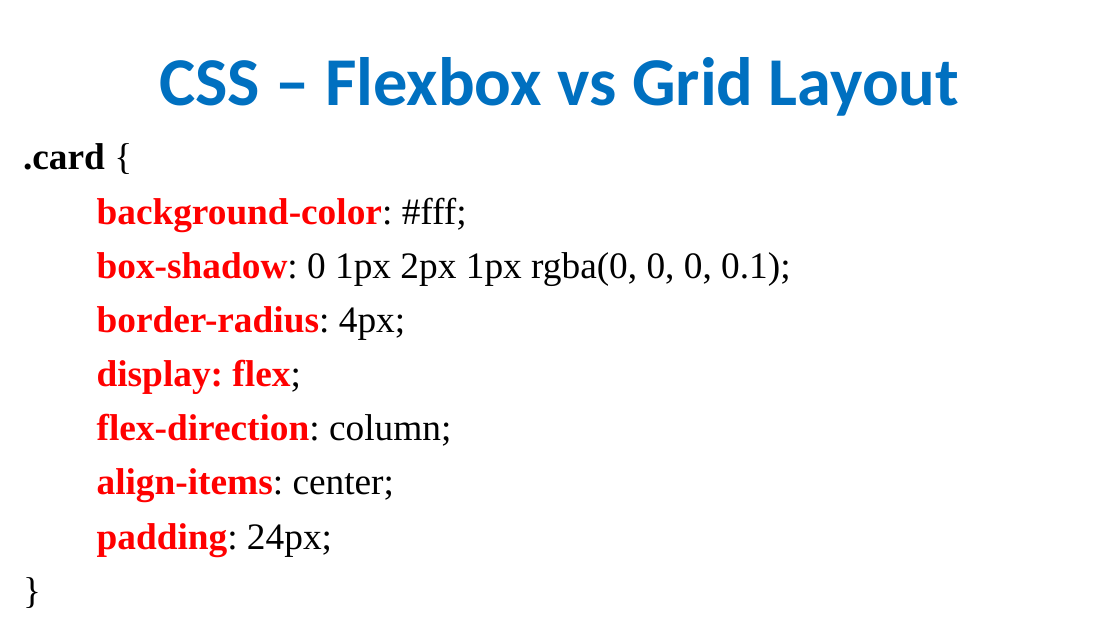
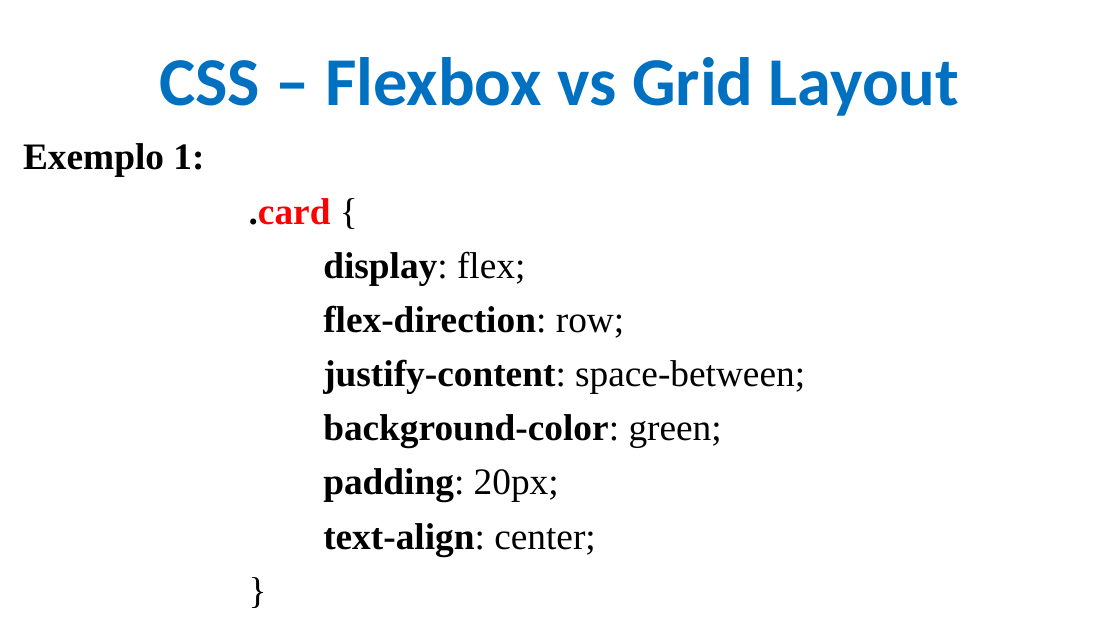
Before and after one commit to CloudEducationBrazil/WydenDesenvolvimentoWebJAVA, a slide deck: slide 7 of 01 Classes/frontend/Aula 06 Desenvolvimento de Software Java - CSS.pptx (slide 21 before the commit). Drawn at 1120x630 pixels with LibreOffice and Linux fonts; fonts in the diff are those of the drawing; background and template pictures are left out. Boxes give left, top, right and bottom in pixels: in the first picture for what was removed or moved away, otherwise in the second. Text is boxed around its words. In the diff, an @@ line names an element or a change of style, - is before the commit and + after.

```diff
--- a/01 Classes/frontend/Aula 06 Desenvolvimento de Software Java - CSS.pptx
+++ b/01 Classes/frontend/Aula 06 Desenvolvimento de Software Java - CSS.pptx
@@ text at <box>23,143,204,177</box>: paragraph added @@
+Exemplo 1:
@@ text at <box>97,197,790,339</box>: paragraphs removed @@
-  background-color: #fff;
-  box-shadow: 0 1px 2px 1px rgba(0, 0, 0, 0.1);
-  border-radius: 4px;
@@ text at <box>249,198,525,285</box>: text colour #000000 to #FF0000 in ".card"; text colour #FF0000 to #000000, bold off in "display: flex;"; list level 1 to 5 in ".card {"; list level 2 to 5 in "display: flex;"; list level 1 to 5 in "}" @@
@@ text at <box>323,305,805,556</box>: text changed; text colour #FF0000 to #000000 @@
-  flex-direction: column;
-  align-items: center;
-  padding: 24px;
+        flex-direction: row;
+        justify-content: space-between;
+        background-color: green;
+        padding: 20px;
+        text-align: center;
```
Also in this commit, not shown: 8 other slides changed, 14 slides added, 18 slides removed, 38 other files.
